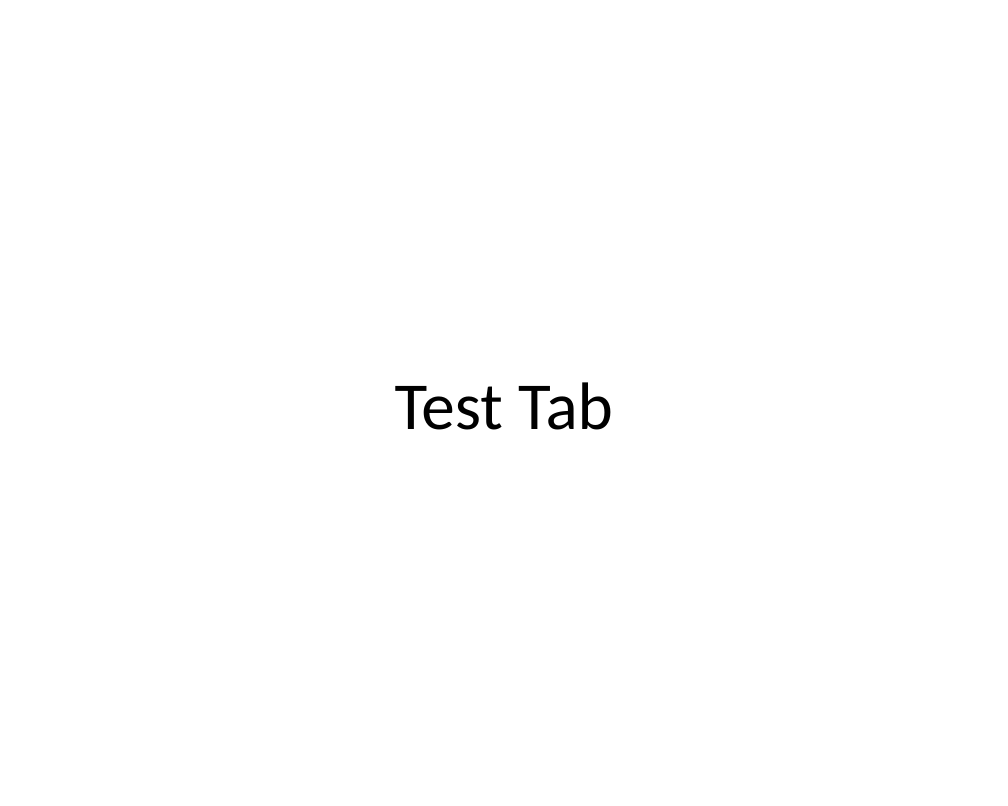
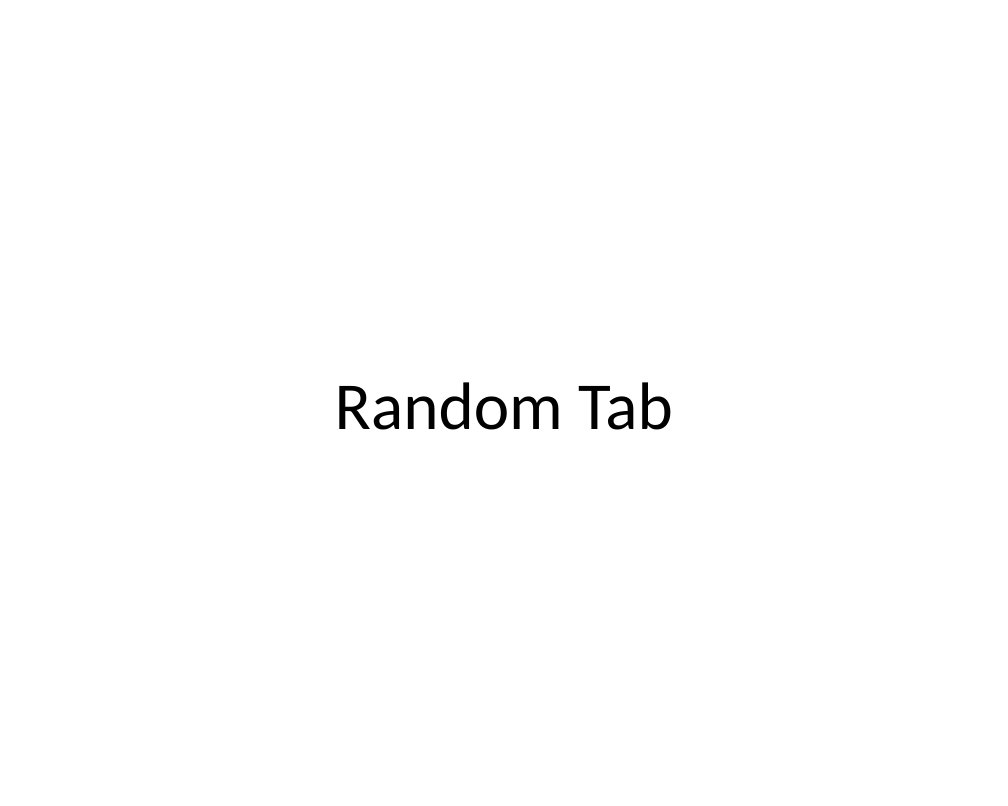
Before and after one commit to curtisma/MATLAB_tfigure, a slide deck: slide 6 of testPPT.pptx (slide 5 before the commit). Drawn at 1008x806 pixels with LibreOffice and Linux fonts; fonts in the diff are those of the drawing. Boxes give left, top, right and bottom in pixels: in the first picture for what was removed or moved away, otherwise in the second. Text is boxed around its words. In the diff, an @@ line names an element or a change of style, - is before the commit and + after.

```diff
--- a/testPPT.pptx
+++ b/testPPT.pptx
@@ text at <box>335,382,673,430</box>: text changed @@
-Test Tab
+Random Tab
```
Also in this commit, not shown: 1 slide added, 1 slide removed, 4 other files.
